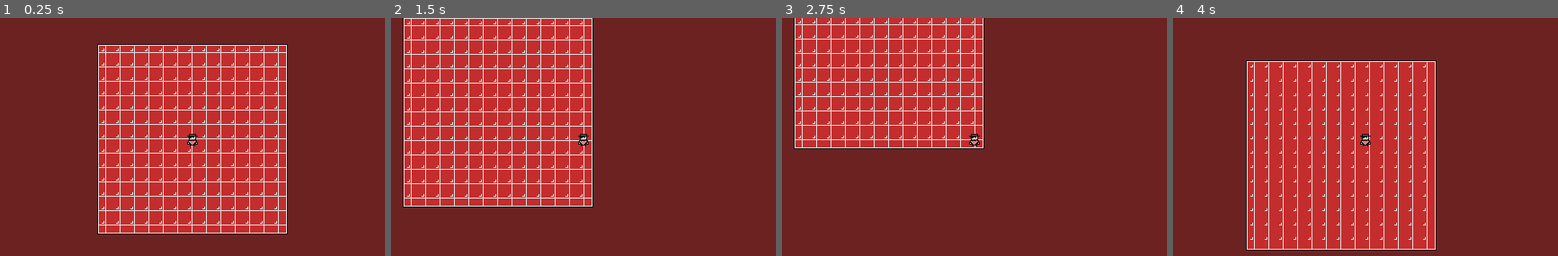
Above: before the commit, frames 1-4 (left to right).
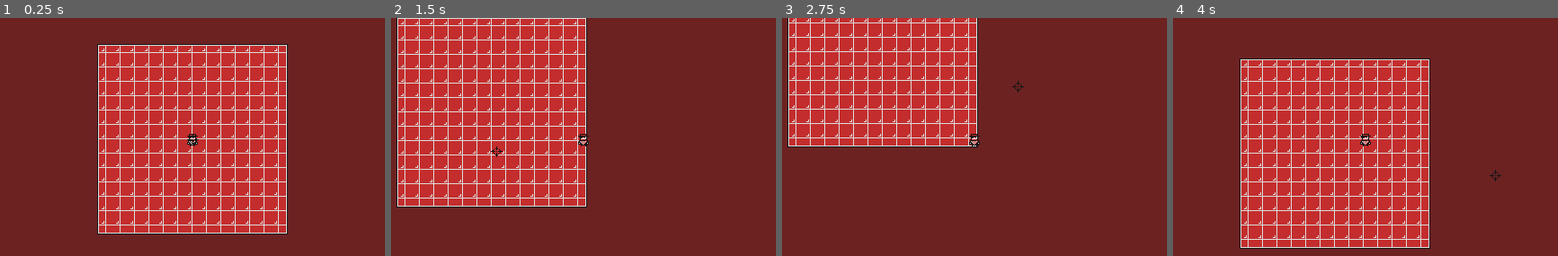
Above: after the commit, the same moments.

Repository: saffron247/lnd-casino
Game: Godot game, scene res://scenes/screens/screen_game.tscn
Same seed, same stepped clock (60 frames per second), same inputs: the game is played once before the commit and once after it.
Inputs (mouse positions are in pixels of both pictures, inside the frame that each line leads up to):
- Up to frame 1 (0.25 s): no input
- Up to frame 2 (1.5 s): tap Enter at 0.5 s; move the mouse to (679, 127) at 0.52 s; press the mouse at (679, 127) at 0.53 s; hold D (right) 0.53-1.28 s; move the mouse to (498, 151) at 1.27 s; release the mouse at (498, 151) at 1.28 s; hold S (down) from 1.28 s (still down); click (498, 151) at 1.35 s
- Up to frame 3 (2.75 s): move the mouse to (1016, 87) at 2.02 s; release S (down) at 2.03 s; press the mouse at (1016, 87) at 2.03 s; hold D (right) from 2.03 s (still down)
- Up to frame 4 (4 s): tap Space at 2.75 s; move the mouse to (1342, 186) at 2.77 s; release D (right) at 2.78 s; release the mouse at (1342, 186) at 2.78 s; hold W (up) 2.78-3.53 s; click (1342, 186) at 2.85 s; move the mouse to (1496, 175) at 3.52 s; press the mouse at (1496, 175) at 3.53 s; hold A (left) from 3.53 s (still down)

The runs differ from the first frame. In frame 1, less than 0.1% of the frame differs, in the area x 48-52%, y 49-54%; in frame 2, 9.2%; in frame 3, 9.2%; in frame 4, 12%, in the area x 17-86%, y 16-98%.

Commit message:
0.0.2 player shooting and reloading

Diff:
--- a/project.godot
+++ b/project.godot
@@ -26,13 +26,17 @@
 
 folder_colors={
 "res://assets/": "orange",
+"res://assets/attacks/": "red",
 "res://assets/entities/": "yellow",
+"res://assets/gui/": "green",
 "res://assets/tilesets/": "pink",
 "res://scenes/": "teal",
 "res://scenes/entities/": "yellow",
+"res://scenes/gui/": "green",
 "res://scenes/screens/": "purple",
 "res://scripts/": "blue",
 "res://scripts/entities/": "yellow",
+"res://scripts/gui/": "green",
 "res://scripts/screens/": "purple",
 "res://shaders/": "purple"
 }
@@ -59,6 +63,11 @@
 "events": [Object(InputEventKey,"resource_local_to_scene":false,"resource_name":"","device":-1,"window_id":0,"alt_press …(192 unchanged characters)…
 ]
 }
+shoot={
+"deadzone": 0.2,
+"events": [Object(InputEventMouseButton,"resource_local_to_scene":false,"resource_name":"","device":-1,"window_id":0,"alt_pressed":false,"shift_pressed":false,"ctrl_pressed":false,"meta_pressed":false,"button_mask":1,"position":Vector2(192, 18),"global_position":Vector2(201, 66),"factor":1.0,"button_index":1,"canceled":false,"pressed":true,"double_click":false,"script":null)
+]
+}
 
 [layer_names]
 
--- a/scenes/entities/player.tscn
+++ b/scenes/entities/player.tscn
@@ -4,18 +4,26 @@
 [ext_resource type="Texture2D" uid="uid://1etfj2ldca6g" path="res://assets/entities/player.png" id="1_ucweq"]
 
 [sub_resource type="RectangleShape2D" id="RectangleShape2D_08t41"]
+size = Vector2(6, 6)
 
 [sub_resource type="RectangleShape2D" id="RectangleShape2D_1ie0h"]
+size = Vector2(6, 12)
 
 [node name="Player" type="CharacterBody2D"]
+collision_layer = 2
+collision_mask = 9
 script = ExtResource("1_08t41")
 
 [node name="CollisionBox" type="CollisionShape2D" parent="."]
+position = Vector2(0, 5)
 shape = SubResource("RectangleShape2D_08t41")
 
 [node name="HitArea" type="Area2D" parent="."]
+collision_layer = 4
+collision_mask = 64
 
 [node name="HitBox" type="CollisionShape2D" parent="HitArea"]
+position = Vector2(0, 1)
 shape = SubResource("RectangleShape2D_1ie0h")
 
 [node name="Sprite2D" type="Sprite2D" parent="."]
@@ -24,3 +32,14 @@
 region_rect = Rect2(0, 0, 16, 16)
 
 [node name="Camera2D" type="Camera2D" parent="."]
+
+[node name="ShootTimer" type="Timer" parent="."]
+wait_time = 0.5
+one_shot = true
+
+[node name="ReloadTimer" type="Timer" parent="."]
+wait_time = 0.75
+one_shot = true
+
+[connection signal="timeout" from="ShootTimer" to="." method="_on_shoot_timer_timeout"]
+[connection signal="timeout" from="ReloadTimer" to="." method="_on_reload_timer_timeout"]
--- /dev/null
+++ b/scenes/entities/player_bullet.tscn
@@ -0,0 +1,21 @@
+[gd_scene load_steps=4 format=3 uid="uid://bm6kf1231vc84"]
+
+[ext_resource type="Script" uid="uid://d86drj03eei7" path="res://scripts/entities/player_bullet.gd" id="1_4p4uo"]
+[ext_resource type="Texture2D" uid="uid://bh8qqmrlf16sr" path="res://assets/attacks/player_bullet.png" id="1_hxh8y"]
+
+[sub_resource type="RectangleShape2D" id="RectangleShape2D_4p4uo"]
+size = Vector2(8, 4)
+
+[node name="PlayerBullet" type="Area2D"]
+collision_layer = 32
+collision_mask = 17
+script = ExtResource("1_4p4uo")
+
+[node name="HurtBox" type="CollisionShape2D" parent="."]
+shape = SubResource("RectangleShape2D_4p4uo")
+
+[node name="Sprite2D" type="Sprite2D" parent="."]
+texture = ExtResource("1_hxh8y")
+
+[connection signal="area_entered" from="." to="." method="_on_area_entered"]
+[connection signal="body_entered" from="." to="." method="_on_body_entered"]
--- /dev/null
+++ b/scenes/gui/cursor_sprite.tscn
@@ -0,0 +1,10 @@
+[gd_scene load_steps=3 format=3 uid="uid://d0g6xyxi5pnmj"]
+
+[ext_resource type="Script" uid="uid://dj7wjbvdwmk4v" path="res://scripts/gui/cursor_sprite.gd" id="1_hhaii"]
+[ext_resource type="Texture2D" uid="uid://dmlhw7np7gofd" path="res://assets/gui/crosshair.png" id="1_n46fa"]
+
+[node name="CursorSprite" type="Node2D"]
+script = ExtResource("1_hhaii")
+
+[node name="Sprite2D" type="Sprite2D" parent="."]
+texture = ExtResource("1_n46fa")
--- a/scenes/screens/screen_game.tscn
+++ b/scenes/screens/screen_game.tscn
@@ -1,7 +1,8 @@
-[gd_scene load_steps=5 format=4 uid="uid://df6ynq6mlrhst"]
+[gd_scene load_steps=6 format=4 uid="uid://df6ynq6mlrhst"]
 
 [ext_resource type="PackedScene" uid="uid://ch6nkbe1al2lb" path="res://scenes/entities/player.tscn" id="1_lr4bj"]
 [ext_resource type="Texture2D" uid="uid://cv3jcrq53jdtn" path="res://assets/tilesets/tiles_casino.png" id="1_nkoa8"]
+[ext_resource type="PackedScene" uid="uid://d0g6xyxi5pnmj" path="res://scenes/gui/cursor_sprite.tscn" id="3_qwan3"]
 
 [sub_resource type="TileSetAtlasSource" id="TileSetAtlasSource_lr4bj"]
 texture = ExtResource("1_nkoa8")
@@ -48,3 +49,7 @@
 z_index = -1
 tile_map_data = PackedByteArray("AAD6//r/AAABAAAAAAD6//v/AAABAAAAAAD6//z/AAABAAAAAAD6//3/AAABAAAAAAD6//7/AAABAAAAAAD6// …(31504 unchanged characters)…
 tile_set = SubResource("TileSet_qwan3")
+
+[node name="HUD" type="CanvasLayer" parent="."]
+
+[node name="CursorSprite" parent="HUD" instance=ExtResource("3_qwan3")]
--- a/scripts/entities/player.gd
+++ b/scripts/entities/player.gd
@@ -3,13 +3,96 @@
 ## The player-controlled character.
 
 
-# CONSTANTS
-const BASE_SPEED = 150  ## Base movement speed.
+# ENUMS
+## State machine enum.
+enum State {
+	FREE = 0,  ## Idling
+	SHOOT,     ## Shooting
+	RELOAD     ## Reloading
+}
+
+
+# PRELOADED SCENES
+const BulletScn = preload("res://scenes/entities/player_bullet.tscn")
+
+
+# VARIABLES
+var state := State.FREE  ## Current state.
+var base_speed = 150  ## Base movement speed.
+var max_ammo = 6  ## Maximum ammo.
+var ammo = max_ammo  ## Current ammo.
+@onready var screen_size := get_viewport_rect().size  ## Screen size.
 
 
 # BUILT-IN VIRTUAL METHODS
+func _ready() -> void:
+	# Sets up resize signal
+	get_tree().get_root().size_changed.connect(resize)
+
+
+## Triggers on screen resize; ensures attacks are directed correctly.
+func resize() -> void:
+	screen_size = get_viewport_rect().size
+
+
+func _unhandled_input(event: InputEvent):
+	if state == State.FREE:
+		if event.is_action_pressed("shoot"):
+			shoot()
+
+
 func _physics_process(_delta):
-	# Movement handling
+	if state == State.FREE and Input.is_action_pressed("shoot"):
+		shoot()
+
 	var input_direction = Input.get_vector("left", "right", "up", "down")
-	velocity = input_direction * BASE_SPEED
+	velocity = input_direction * base_speed
 	move_and_slide()
+
+
+# STATE TRANSITIONS
+## Updates state, and handles behaviors bundled with the updating of state.
+func update_state(new_state: State):
+	if state == new_state:
+		return
+
+	match new_state:
+		State.SHOOT:
+			$ShootTimer.start()
+		State.RELOAD:
+			$ReloadTimer.start()
+
+	state = new_state
+
+
+# ACTION METHODS
+## Shoots a bullet in the direction of the mouse cursor.
+func shoot() -> void:
+	update_state(State.SHOOT)
+
+	var mouse_position = get_viewport().get_mouse_position()
+	var attack_direction = (screen_size / 2).direction_to(mouse_position)
+	var bullet := BulletScn.instantiate()
+	bullet.direction = attack_direction
+	bullet.position = position + (attack_direction * 10.0)
+	add_sibling(bullet)
+
+	ammo -= 1
+
+
+## Reloads ammo to max.
+func reload() -> void:
+	ammo = max_ammo
+	update_state(State.FREE)
+
+
+# SIGNALS
+func _on_shoot_timer_timeout() -> void:
+	if ammo > 0:
+		update_state(State.FREE)
+	else:
+		update_state(State.RELOAD)
+
+
+func _on_reload_timer_timeout() -> void:
+	reload()
--- /dev/null
+++ b/scripts/entities/player_bullet.gd
@@ -0,0 +1,29 @@
+class_name PlayerBullet
+extends Area2D
+## A bullet fired by the player.
+
+
+# CONSTANTS
+const SPEED = 450  ## The bullet's traveling speed.
+
+
+# VARIABLES
+var direction := Vector2(0, 0)  ## The direction of the bullet.
+
+
+# BUILT-IN VIRTUAL METHODS
+func _ready():
+	rotation = direction.angle()
+
+
+func _physics_process(delta: float) -> void:
+	position += direction.normalized() * SPEED * delta
+
+
+# SIGNALS
+func _on_area_entered(_area: Area2D) -> void:
+	queue_free()
+
+
+func _on_body_entered(_body: Node2D) -> void:
+	queue_free()
--- /dev/null
+++ b/scripts/gui/cursor_sprite.gd
@@ -0,0 +1,12 @@
+class_name CursorSprite
+extends Node2D
+## Represents the cursor on the screen.
+
+
+# BUILT-IN VIRTUAL METHODS
+func _ready():
+	Input.set_mouse_mode(Input.MOUSE_MODE_HIDDEN)
+
+
+func _physics_process(_delta):
+	position = get_viewport().get_mouse_position()
Binary file added: assets/attacks/player_bullet.png
Not shown, added: assets/attacks/player_bullet.png.import
Binary file added: assets/gui/crosshair.png
Not shown, added: assets/gui/crosshair.png.import
Not shown, added: scripts/entities/player_bullet.gd.uid
Not shown, added: scripts/gui/cursor_sprite.gd.uid
